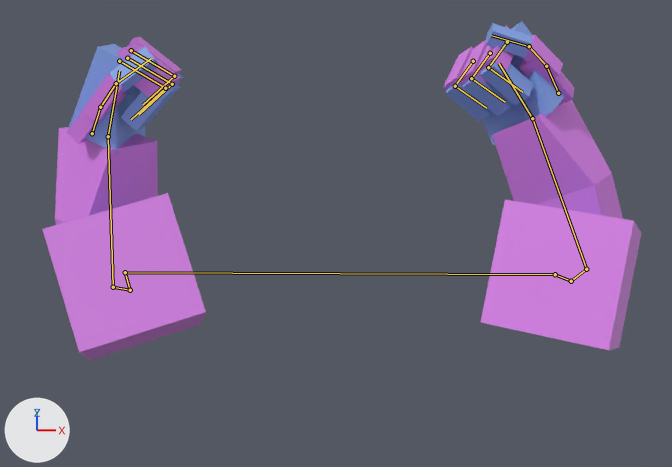
One commit to the Blender file assets/raw/arms.blend: the scene before it, then after it.
Rendered twice from a camera (50 mm lens) standing at (0.0, -3.93, 3.11) and looking at (-0.02, -0.09, -0.69). Lighting does not change. The marker at lower left points along +X, +Y and +Z. Both versions are drawn at frame 3 of the action 'PunchR'; the numbers are the values there. The bones that bend it are drawn over the model as lines.
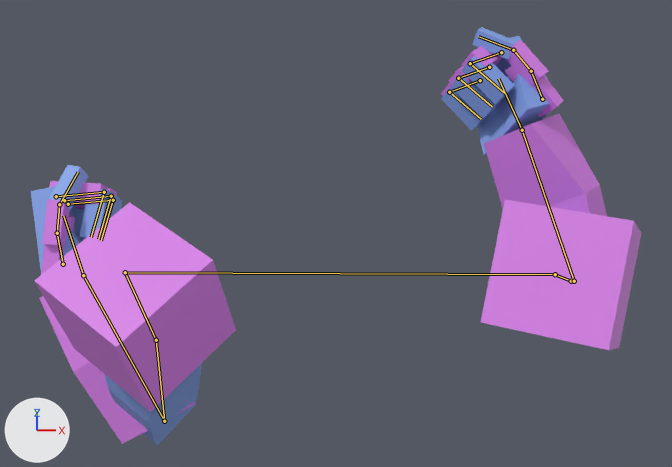
The change, as a list of edits to the scene's bpy script:
```text
Change bone_upper_r:
    where bone_upper_r = bpy.data.objects['Armature'].pose.bones['upper_r']  # child of 'shoulder_r'
    bone_upper_r.rotation_quaternion: (0.995, 0.078, 0.015, 0.043) -> (0.997, 0.034, 0.007, 0.073)  # degrees (9, 1, 5) -> degrees (4, 1, 8)
Change bone_palm_r:
    where bone_palm_r = bpy.data.objects['Armature'].pose.bones['palm_r']  # child of 'lower_r'
    bone_palm_r.rotation_quaternion: (0.737, -0.138, 0.64, -0.073) -> (0.813, -0.058, 0.523, -0.25)  # degrees (-68, 71, -63) -> degrees (-39, 55, -55)
Change bone_shoulder_l:
    where bone_shoulder_l = bpy.data.objects['Armature'].pose.bones['shoulder_l']  # child of 'clav_l'
    bone_shoulder_l.rotation_quaternion: (0.852, -0.437, -0.105, 0.152) -> (0.663, -0.62, -0.342, 0.244)  # degrees (-55, -3, 22) -> degrees (-90, -9, 49)
```

Pixel boxes [x1, y1, x2, y2] of what changed, in the pictures (672 x 467 px):
'Cube', posed (24% taller)
    before: [42, 22, 641, 360]
    after: [31, 27, 641, 446]
bone 'upper_r', root to tip
    before: (571, 281) to (586, 269)
    after: (571, 281) to (574, 281)
bone 'palm_r', root to tip
    before: (532, 118) to (499, 63)
    after: (522, 130) to (498, 78)
bone 'shoulder_l', root to tip
    before: (125, 272) to (130, 290)
    after: (125, 272) to (156, 340)
